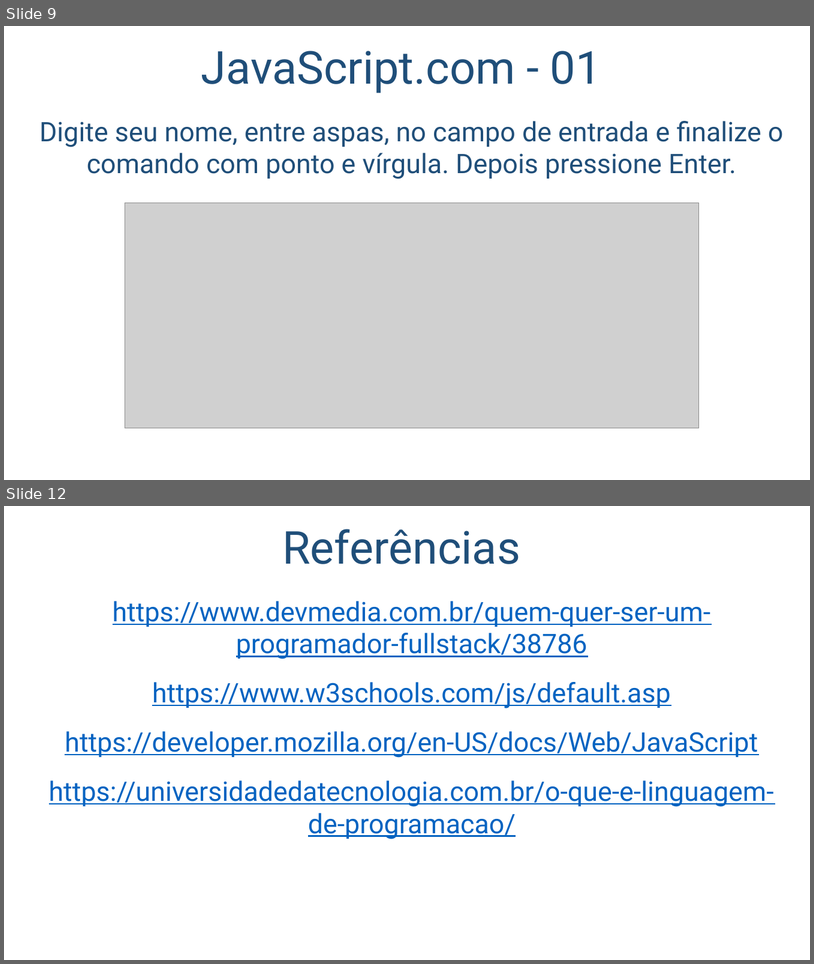
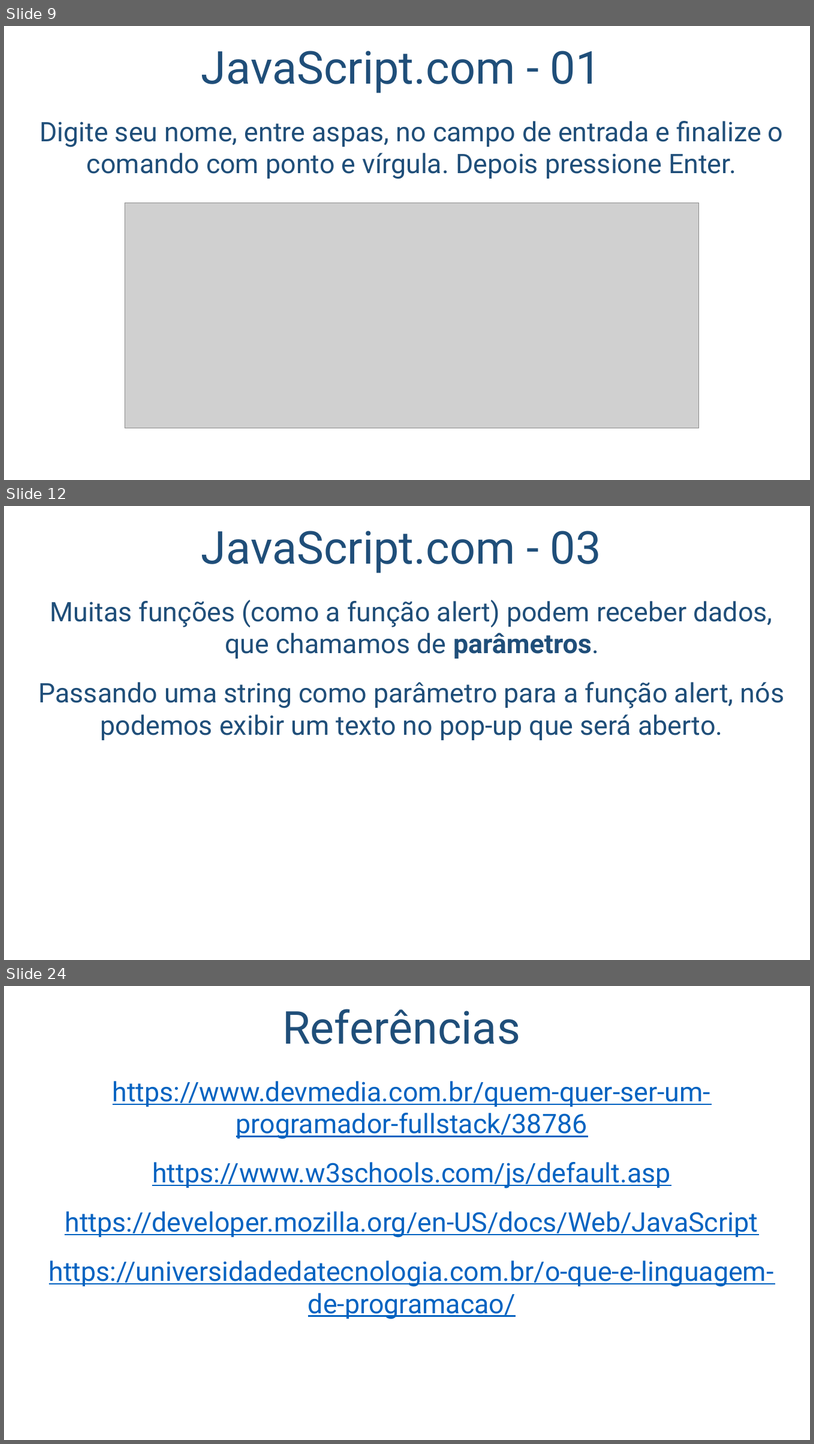
Before and after one commit to salmo-jr/public-slides, a slide deck: javascript-introducao.pptx. Shown one above the other, each under a label of ours: slides 9 and 12 before the commit, slides 9, 12 and 24 after it; the slides between them are not shown. The pictures are 814x964 and 814x1444 pixels, drawn with LibreOffice and Linux fonts; fonts in the diff are those of the drawing; grey boxes stand for pictures; background and template pictures are left out. Boxes give left, top, right and bottom in pixels: in the first picture for what was removed or moved away, otherwise in the second. Text is boxed around its words. In the diff, an @@ line names an element or a change of style, - is before the commit and + after.

```diff
--- a/javascript-introducao.pptx
+++ b/javascript-introducao.pptx
@@ slide 12 added at [4,506,810,960], background picture (left out) @@
@@ title added at [201,531,602,573], 54 pt, text #1F4E79 @@
+JavaScript.com - 03
@@ text added at [39,600,785,740], 32 pt, text #1F4E79 @@
+Muitas funções (como a função alert) podem receber dados, que chamamos de parâmetros.
+Passando uma string como parâmetro para a função alert, nós podemos exibir um texto no pop-up que será aberto.
@@ what was slide 12 is now slide 24 @@
```
Also in this commit, not shown: 3 slides changed, 11 other slides added.
